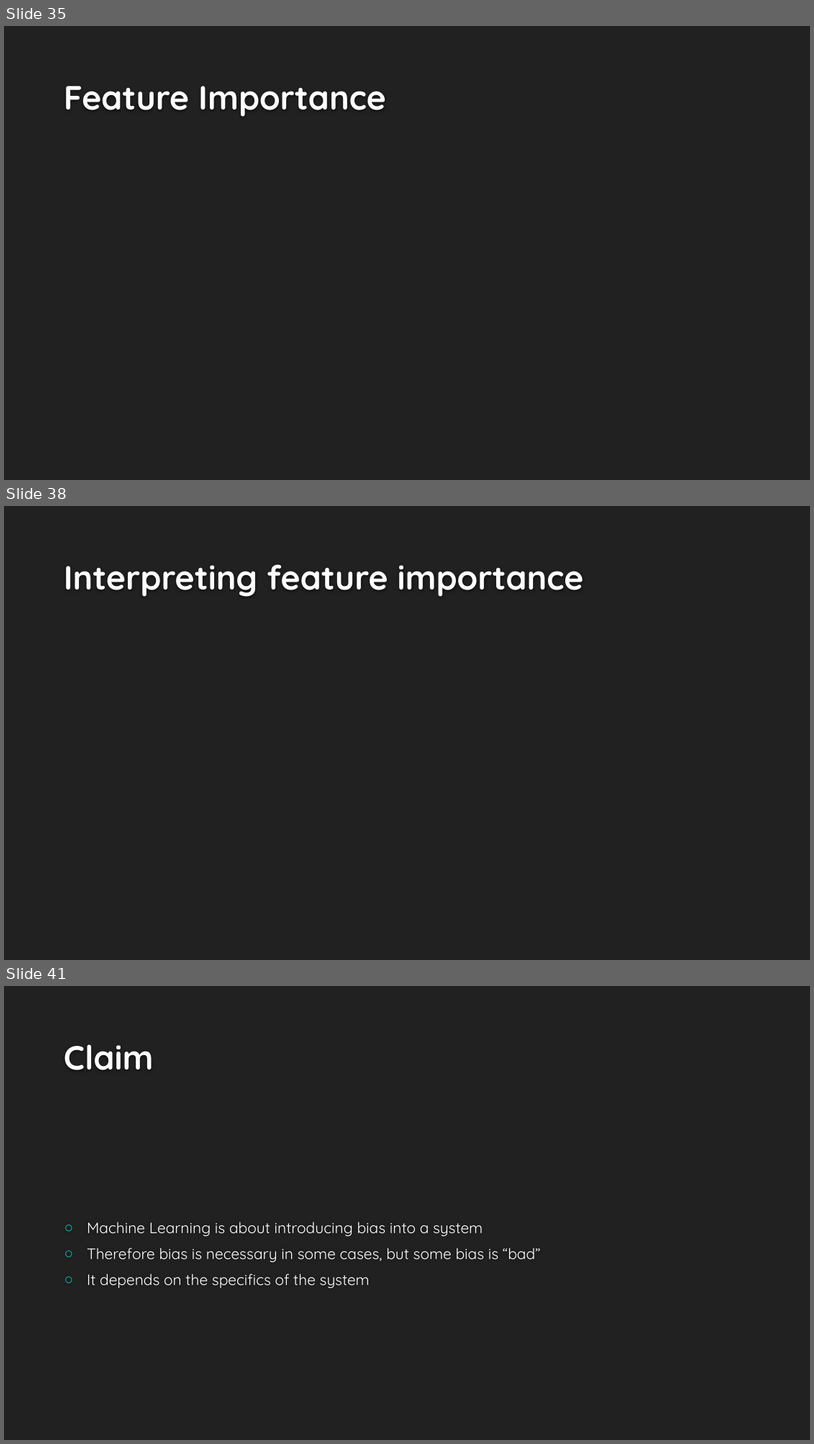
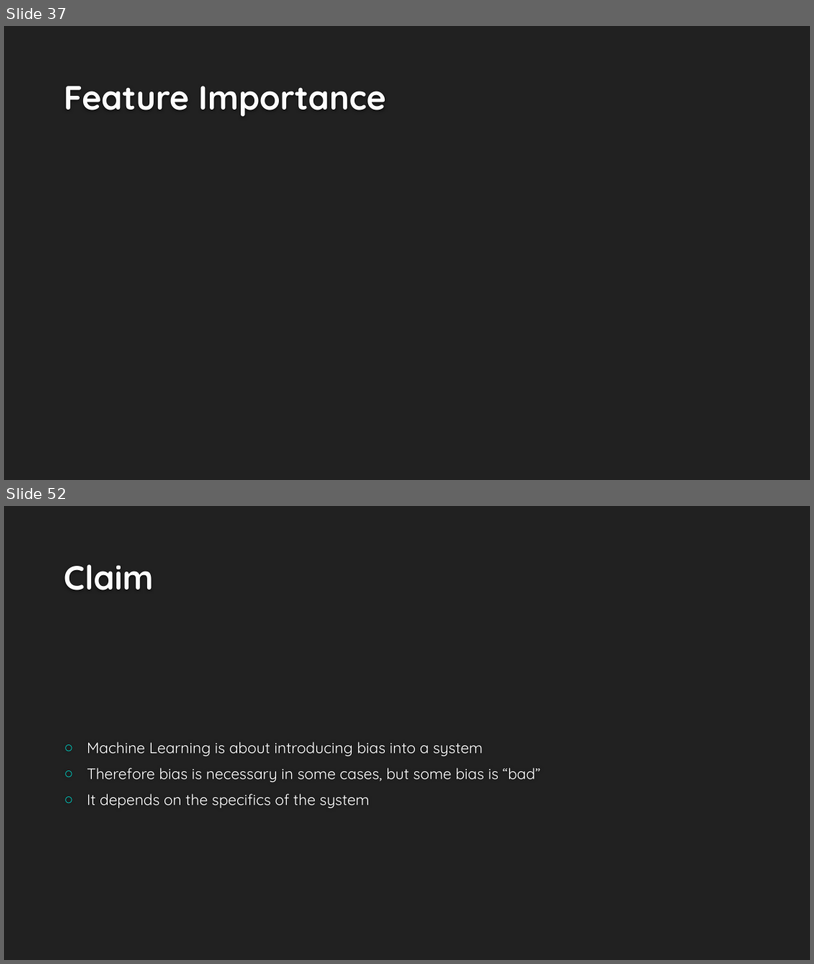
Before and after one commit to EricSchles/algorithmic_bias, a slide deck: Understanding Bias Via Interpretability.pptx. Shown one above the other, each under a label of ours: slides 35, 38 and 41 before the commit, slides 37 and 52 after it; the slides between them are not shown. The pictures are 814x1444 and 814x964 pixels, drawn with LibreOffice and Linux fonts; fonts in the diff are those of the drawing; background and template pictures are left out. Boxes give left, top, right and bottom in pixels: in the first picture for what was removed or moved away, otherwise in the second. Text is boxed around its words. In the diff, an @@ line names an element or a change of style, - is before the commit and + after.

```diff
--- a/Understanding Bias Via Interpretability.pptx
+++ b/Understanding Bias Via Interpretability.pptx
@@ slide 38 removed at (x1=4, y1=506, x2=810, y2=960), background #212121 @@
@@ title removed at (x1=64, y1=564, x2=584, y2=597) @@
-Interpreting feature importance
@@ what was slide 35 is now slide 37 @@
@@ what was slide 41 is now slide 52 @@
```
Also in this commit, not shown: 5 slides changed, 19 slides added, 5 other slides removed, 13 other files.
